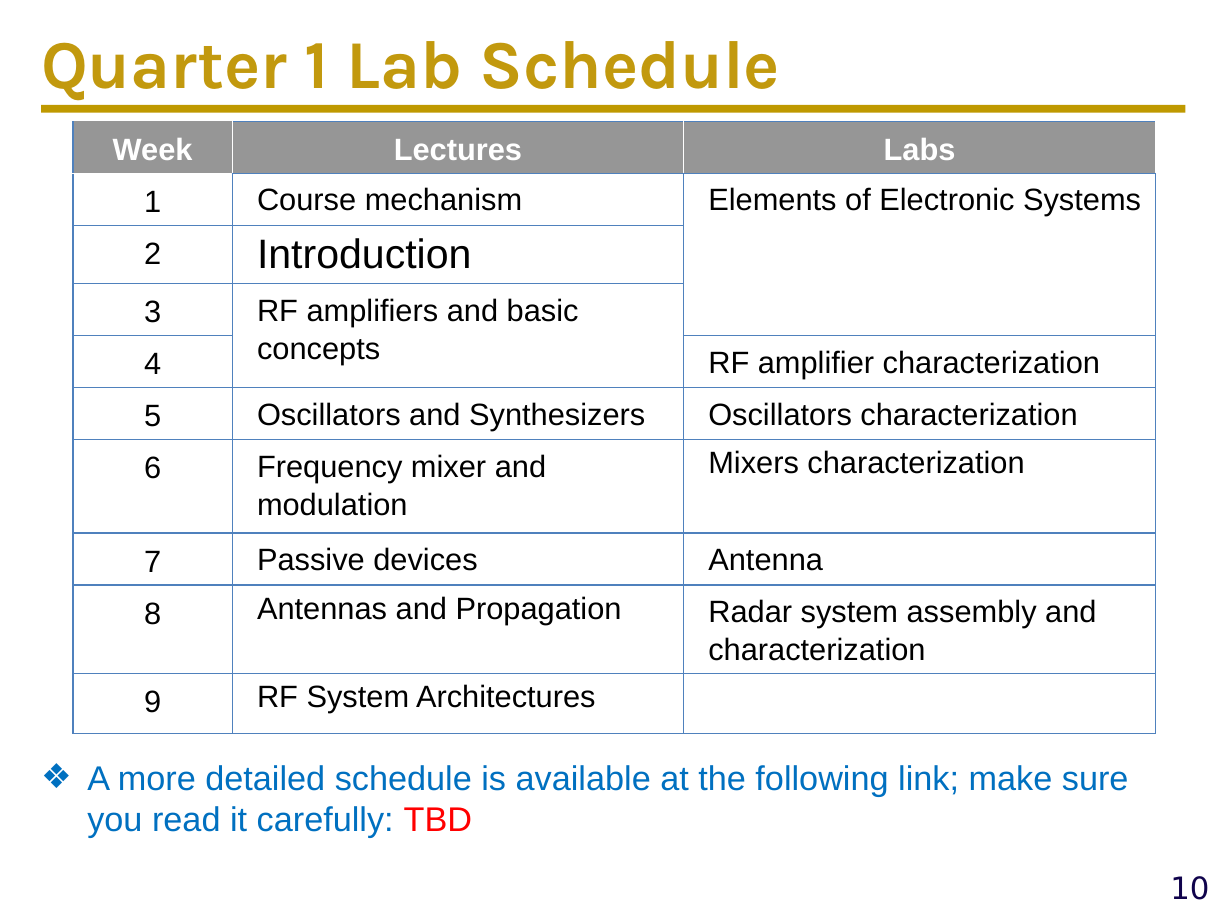
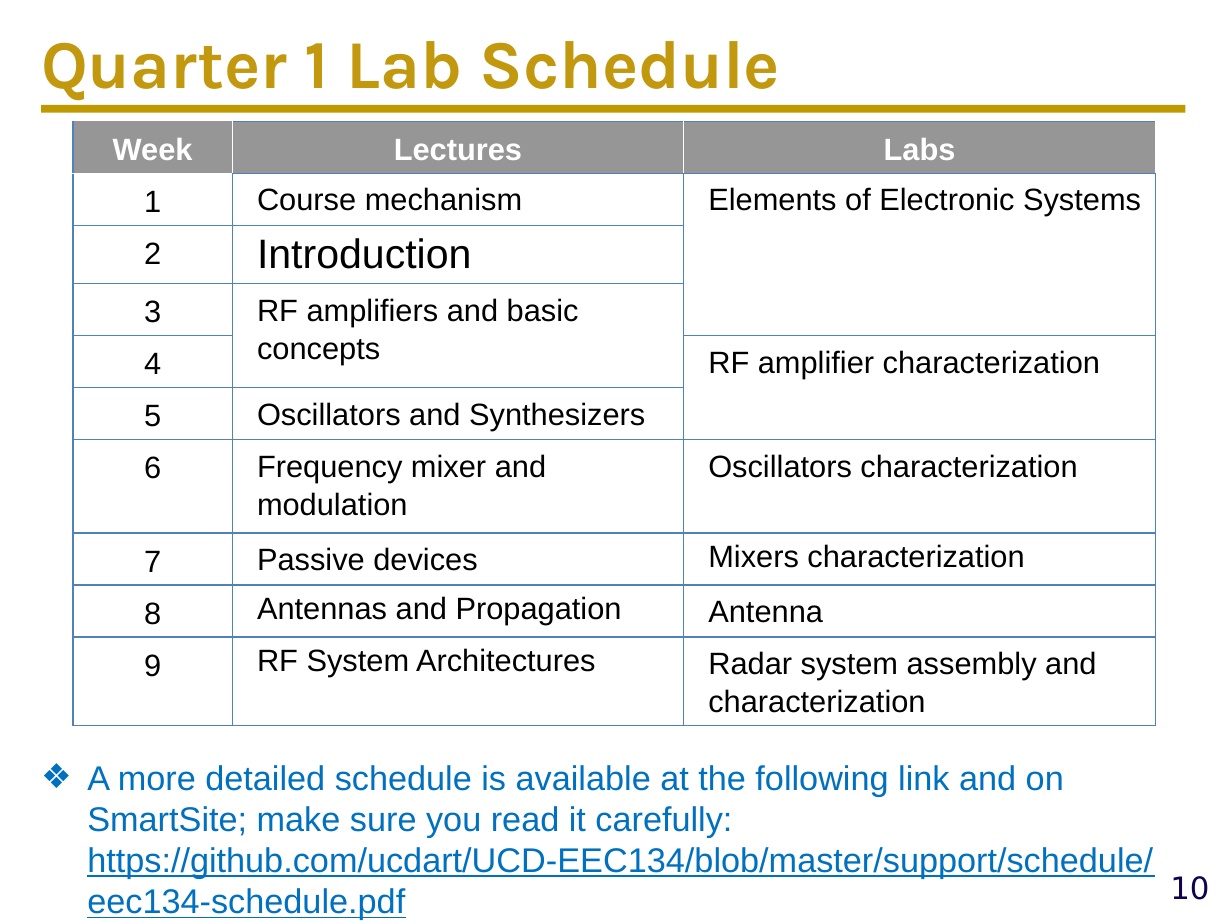
Before and after one commit to ucdart/UCD-EEC134, a slide deck: slide 10 of lectures/lec0/Lec0-CourseMechanisms.pptx. Drawn at 1232x924 pixels with LibreOffice and Linux fonts; fonts in the diff are those of the drawing; background and template pictures are left out. Boxes give left, top, right and bottom in pixels: in the first picture for what was removed or moved away, otherwise in the second. Text is boxed around its words. In the diff, an @@ line names an element or a change of style, - is before the commit and + after.

```diff
--- a/lectures/lec0/Lec0-CourseMechanisms.pptx
+++ b/lectures/lec0/Lec0-CourseMechanisms.pptx
@@ table at [73, 122, 1154, 748] @@
-row 6, column 3: Oscillators characterization
+row 6, column 3: 
-row 7, column 3: Mixers characterization
+row 7, column 3: Oscillators characterization
-row 8, column 3: Antenna
+row 8, column 3: Mixers characterization
-row 9, column 3: Radar system assembly and characterization
+row 9, column 3: Antenna
-row 10, column 3: 
+row 10, column 3: Radar system assembly and characterization
@@ text at [87, 765, 1153, 920]: text changed @@
-❖ A more detailed schedule is available at the following link; make sure you read it carefully: TBD
+❖ A more detailed schedule is available at the following link and on SmartSite; make sure you read it carefully: https://github.com/ucdart/UCD-EEC134/blob/master/support/schedule/eec134-schedule.pdf
```
Also in this commit, not shown: 1 other slide changed, 2 slides added, 1 slide removed, 2 other files.
